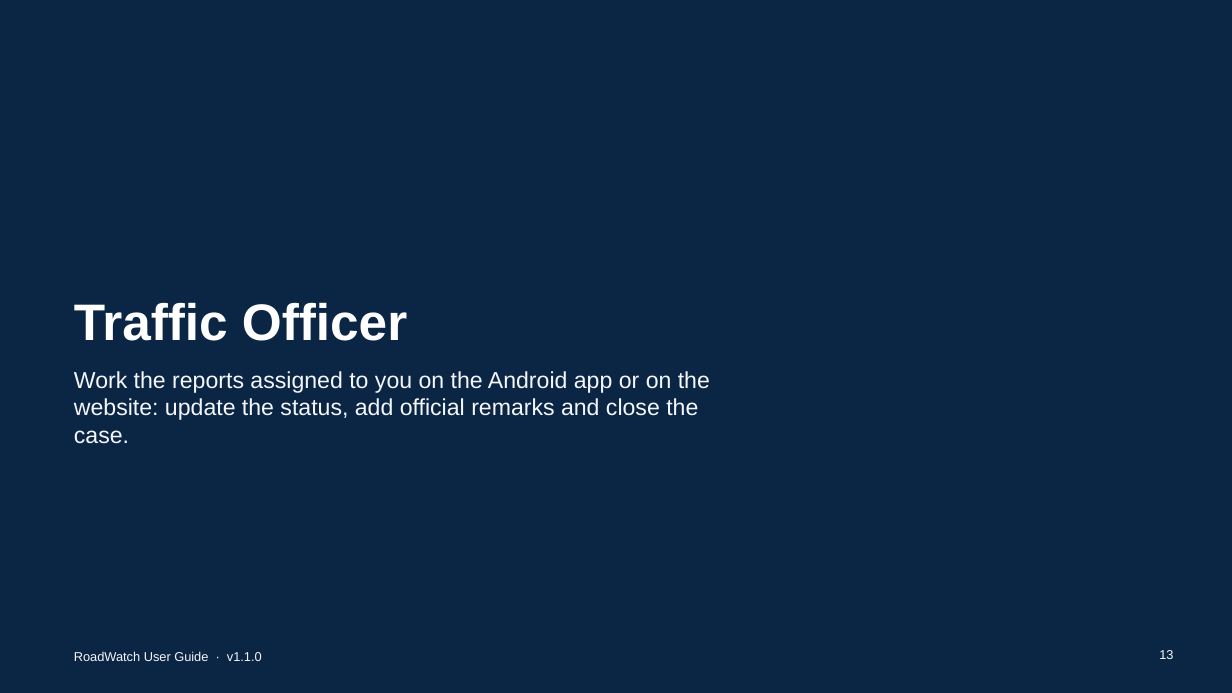
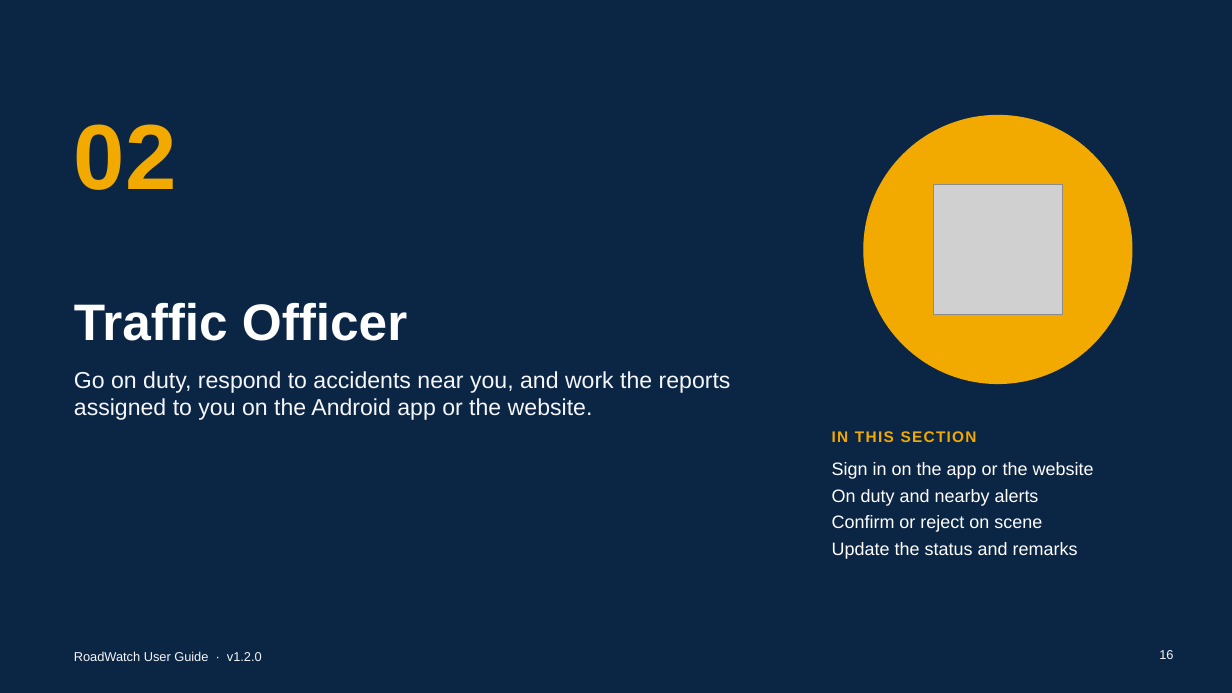
Before and after one commit to l3n8n-ocd/roadwatch, a slide deck: slide 16 of docs/user-guide/RoadWatch-User-Guide.pptx (slide 13 before the commit). Drawn at 1232x693 pixels with LibreOffice and Linux fonts; fonts in the diff are those of the drawing; grey boxes stand for pictures. Boxes give left, top, right and bottom in pixels: in the first picture for what was removed or moved away, otherwise in the second. Text is boxed around its words. In the diff, an @@ line names an element or a change of style, - is before the commit and + after.

Commit message:
docs: PowerPoint user guide v1.2.0 for every role: what is new, report priority, On duty and nearby alerts, confirm or reject on scene, Users toolbar, alert range, the Guide and Read aloud; new web and app addresses (#26)

```diff
--- a/docs/user-guide/RoadWatch-User-Guide.pptx
+++ b/docs/user-guide/RoadWatch-User-Guide.pptx
@@ ellipse added at (864,116,1132,384), fill #F2A900, outline #F2A900 1 pt @@
@@ text added at (74,124,177,190), 72 pt, text #F2A900, bold @@
+02
@@ picture added at (933,185,1063,314) @@
@@ text at (74,371,731,420): text changed @@
-Work the reports assigned to you on the Android app or on the website: update the status, add official remarks and close the case.
+Go on duty, respond to accidents near you, and work the reports assigned to you on the Android app or the website.
@@ text added at (832,431,977,442), 12 pt, text #F2A900, bold @@
+IN THIS SECTION
@@ text added at (832,462,1094,559), 14 pt, text #FFFFFF @@
+Sign in on the app or the website
+On duty and nearby alerts
+Confirm or reject on scene
+Update the status and remarks
@@ text at (74,651,262,661): text changed @@
-RoadWatch User Guide · v1.1.0
+RoadWatch User Guide · v1.2.0
@@ page number at (1159,650,1173,659): text changed @@
-13
+16
```
Also in this commit, not shown: 29 other slides changed, 9 slides added, 1 slide removed, 1 other file.
